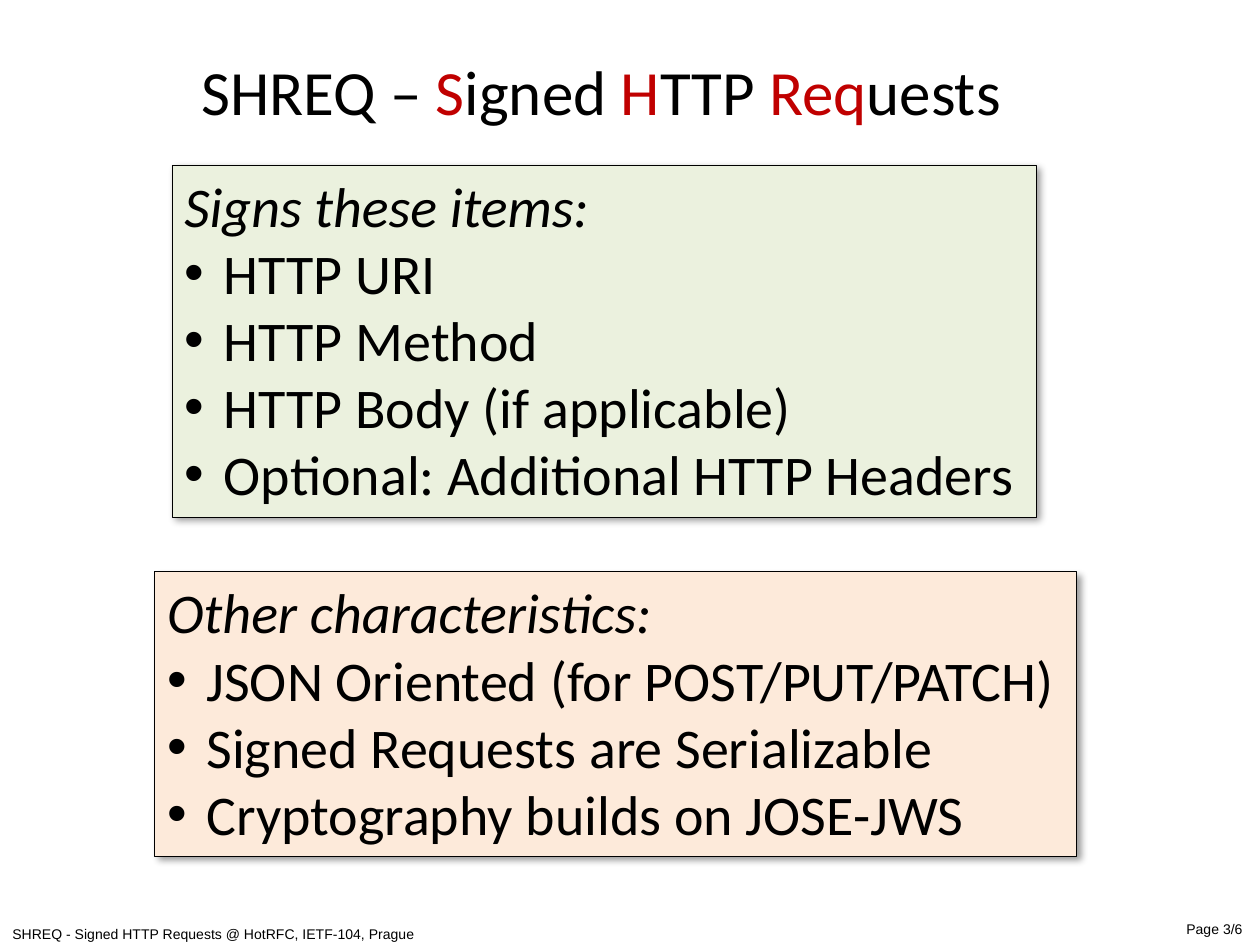
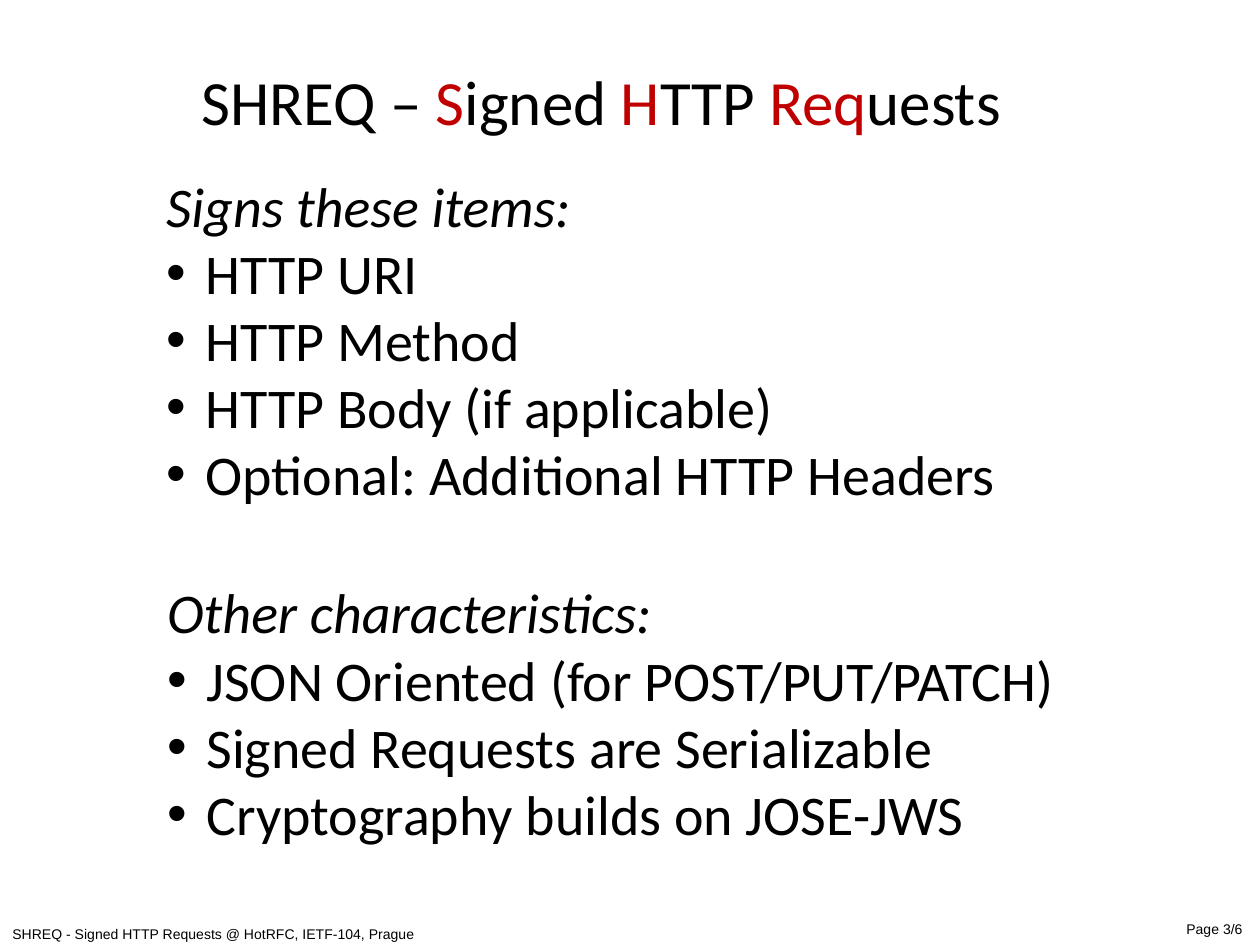
Before and after one commit to cyberphone/ietf-signed-http-requests, a slide deck: slide 3 of hotrfc-shreq.pptx. Drawn at 1260x945 pixels with LibreOffice and Linux fonts; fonts in the diff are those of the drawing. Boxes give left, top, right and bottom in pixels: in the first picture for what was removed or moved away, otherwise in the second. Text is boxed around its words. In the diff, an @@ line names an element or a change of style, - is before the commit and + after.

```diff
--- a/hotrfc-shreq.pptx
+++ b/hotrfc-shreq.pptx
@@ text "SHREQ – Signed HTTP Requests": place and size @@
-text "SHREQ – Signed HTTP Requests" at bbox=[202, 71, 1001, 126]
+text "SHREQ – Signed HTTP Requests" at bbox=[202, 81, 1001, 136]
@@ text "Signs these items:": place and size @@
-text "Signs these items:" at bbox=[173, 165, 1037, 517]
+text "Signs these items:" at bbox=[166, 188, 994, 504]
@@ text "Signs these items:" at bbox=[166, 188, 994, 504]: fill #EBF1DE to none; outline #000000 0.25 pt to none; shadow off @@
@@ text "Other characteristics:": place and size @@
-text "Other characteristics:" at bbox=[155, 572, 1077, 857]
+text "Other characteristics:" at bbox=[167, 594, 1054, 845]
@@ text "Other characteristics:" at bbox=[167, 594, 1054, 845]: fill #FDEADA to none; outline #000000 0.25 pt to none; shadow off @@
```
Also in this commit, not shown: 3 other slides changed, 3 other files.
